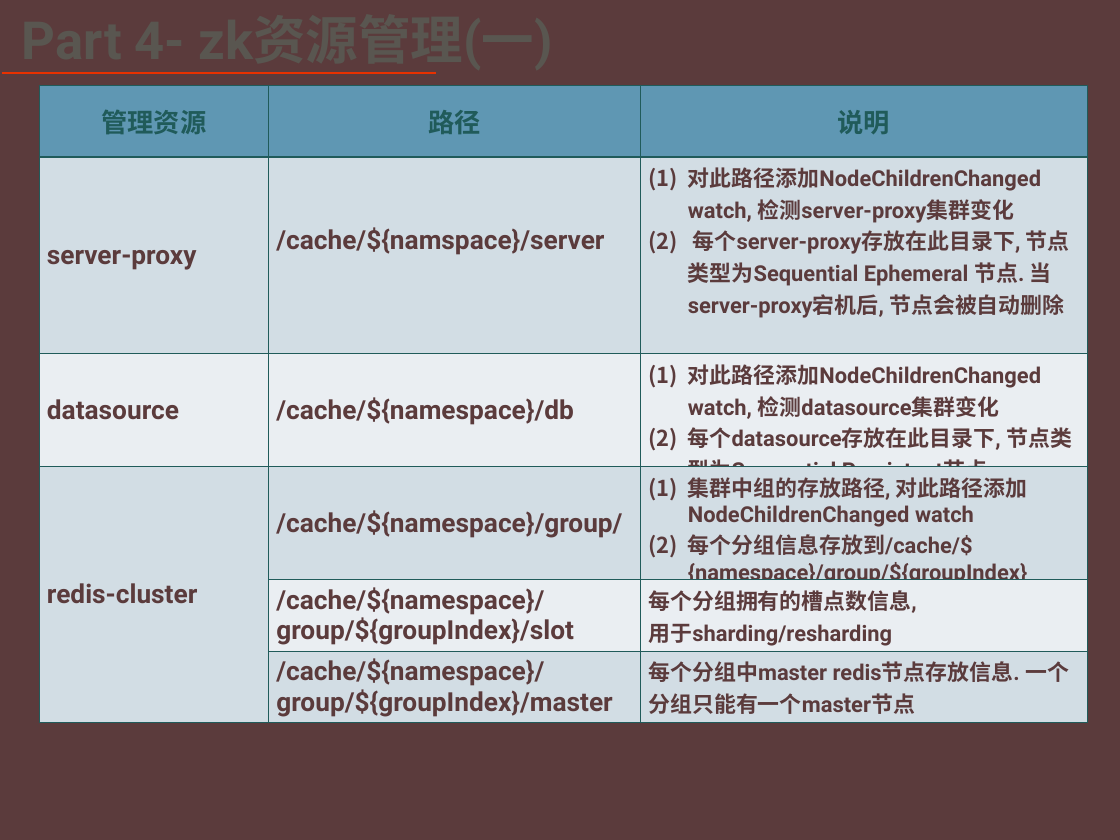
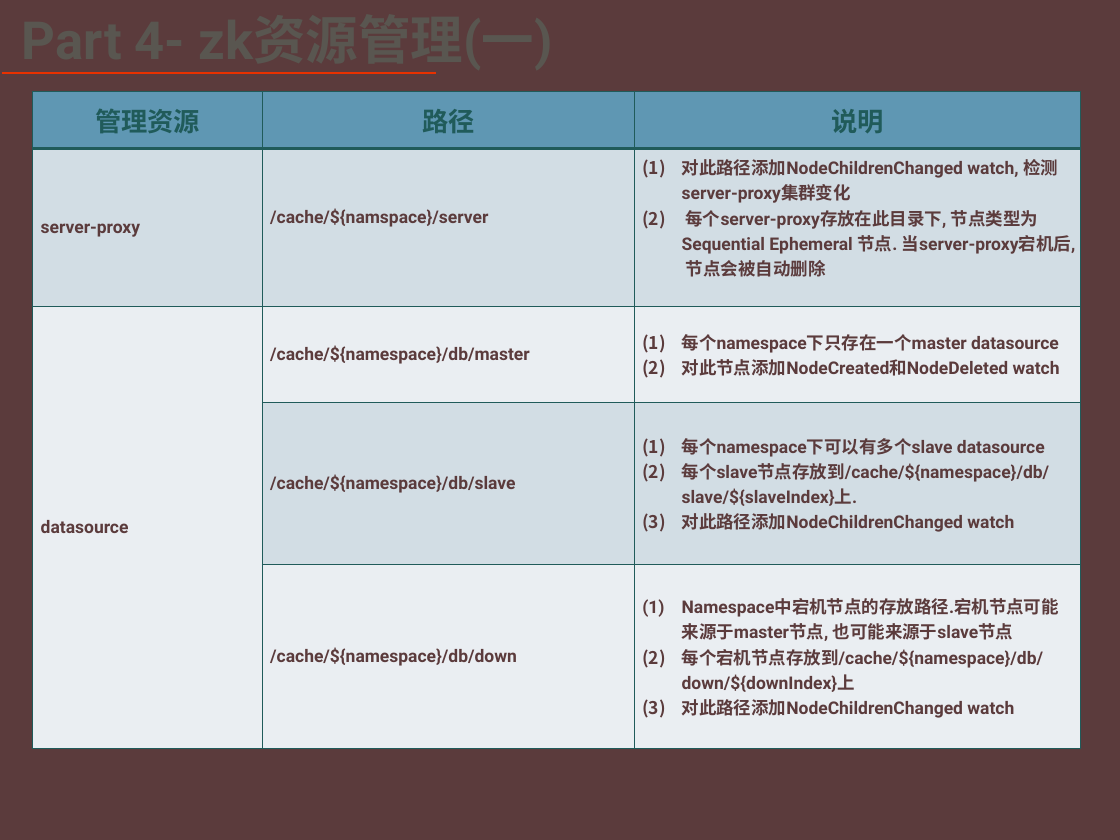
Before and after one commit to 18965050/-, a slide deck: slide 20 of 基于多数据库的分布式缓存系统方案设计.pptx (slide 19 before the commit). Drawn at 1120x840 pixels with LibreOffice and Linux fonts; fonts in the diff are those of the drawing; background and template pictures are left out. Boxes give left, top, right and bottom in pixels: in the first picture for what was removed or moved away, otherwise in the second. Text is boxed around its words. In the diff, an @@ line names an element or a change of style, - is before the commit and + after.

```diff
--- a/基于多数据库的分布式缓存系统方案设计.pptx
+++ b/基于多数据库的分布式缓存系统方案设计.pptx
@@ table at (x1=33, y1=92, x2=1081, y2=749) @@
-row 3: datasource | /cache/${namespace}/db | 对此路径添加NodeChildrenChanged watch, 检测datasource集群变化 / 每个datasource存放在此目录下, 节点类型为Sequential Persistent节点.
-row 4: redis-cluster | /cache/${namespace}/group/ | 集群中组的存放路径, 对此路径添加NodeChildrenChanged watch / 每个分组信息存放到/cache/${namespace}/group/${groupIndex}
-row 5:  | /cache/${namespace}/group/${groupIndex}/slot | 每个分组拥有的槽点数信息, 用于sharding/resharding
-row 6:  | /cache/${namespace}/group/${groupIndex}/master | 每个分组中master redis节点存放信息. 一个分组只能有一个master节点
+row 3: datasource | /cache/${namespace}/db/master | 每个namespace下只存在一个master datasource / 对此节点添加NodeCreated和NodeDeleted watch
+row 4:  | /cache/${namespace}/db/slave | 每个namespace下可以有多个slave datasource / 每个slave节点存放到/cache/${namespace}/db/slave/${slaveIndex}上. / 对此路径添加NodeChildrenChanged watch
+row 5:  | /cache/${namespace}/db/down | Namespace中宕机节点的存放路径.宕机节点可能来源于master节点, 也可能来源于slave节点 / 每个宕机节点存放到/cache/${namespace}/db/down/${downIndex}上 / 对此路径添加NodeChildrenChanged watch
@@ table resized from (x1=39, y1=86, x2=1087, y2=749) to (x1=33, y1=92, x2=1081, y2=749) @@
```
Also in this commit, not shown: 4 other slides changed, 19 slides added, 10 other files.
